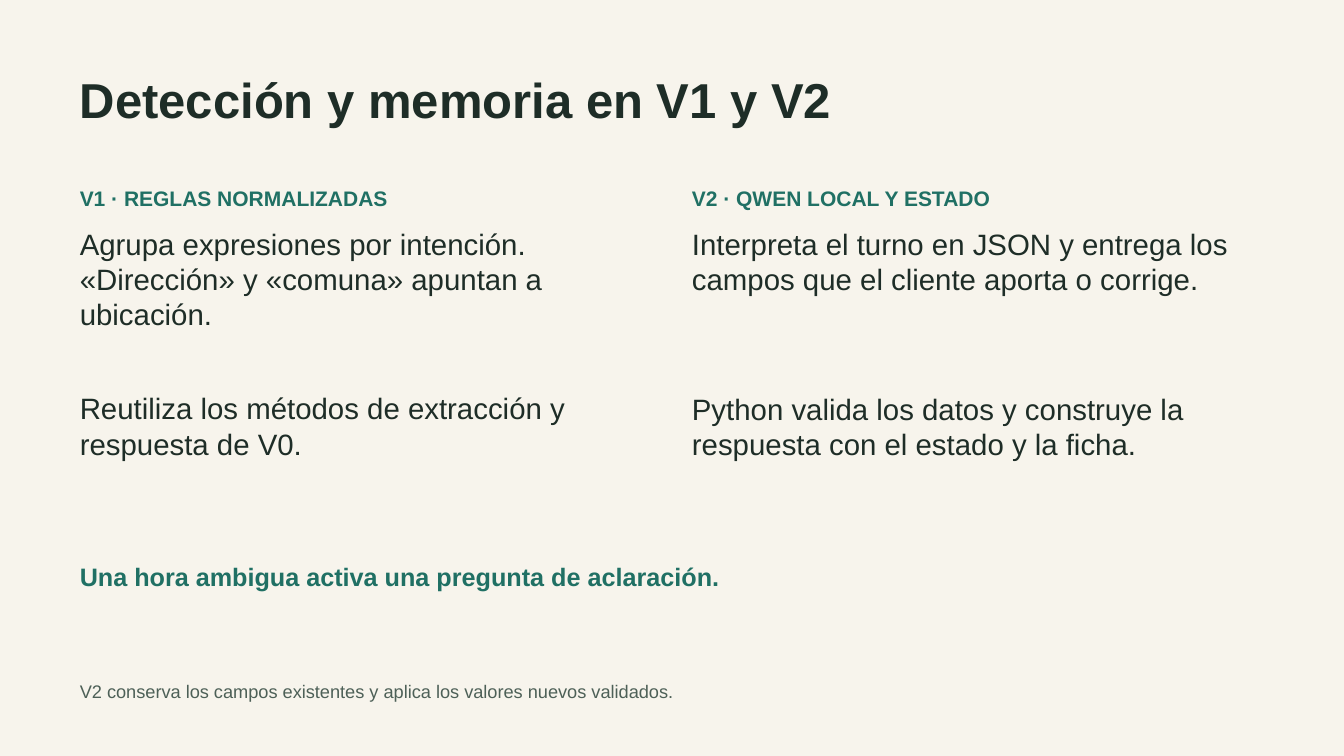
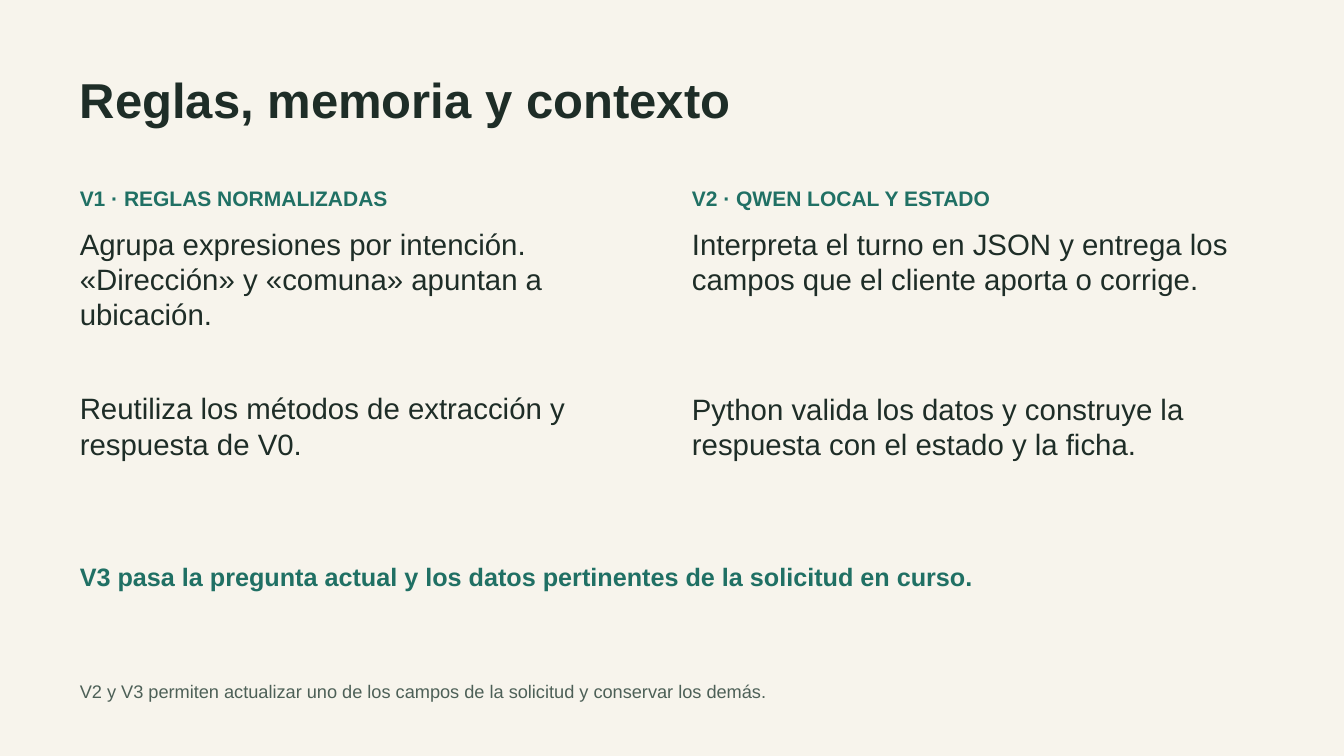
Before and after one commit to skratttt/langchi-peluqueria, a slide deck: slide 4 of presentacion/Defensa_LangChi.pptx. Drawn at 1344x756 pixels with LibreOffice and Linux fonts; fonts in the diff are those of the drawing. Boxes give left, top, right and bottom in pixels: in the first picture for what was removed or moved away, otherwise in the second. Text is boxed around its words. In the diff, an @@ line names an element or a change of style, - is before the commit and + after.

```diff
--- a/presentacion/Defensa_LangChi.pptx
+++ b/presentacion/Defensa_LangChi.pptx
@@ text at (80,82,730,128): text changed @@
-Detección y memoria en V1 y V2
+Reglas, memoria y contexto
@@ text at (80,567,973,592): text changed @@
-Una hora ambigua activa una pregunta de aclaración.
+V3 pasa la pregunta actual y los datos pertinentes de la solicitud en curso.
@@ text at (80,684,767,702): text changed @@
-V2 conserva los campos existentes y aplica los valores nuevos validados.
+V2 y V3 permiten actualizar uno de los campos de la solicitud y conservar los demás.
```
Also in this commit, not shown: 3 other slides changed, 7 other files.
